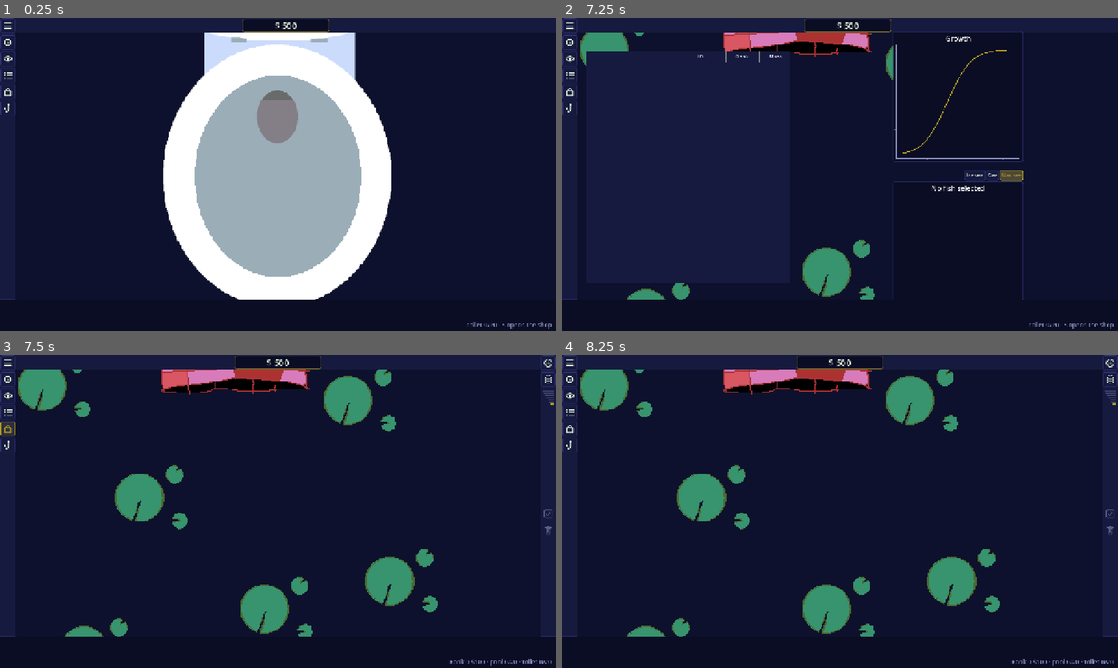
Above: before the commit, frames 1-4 (two rows, left to right).
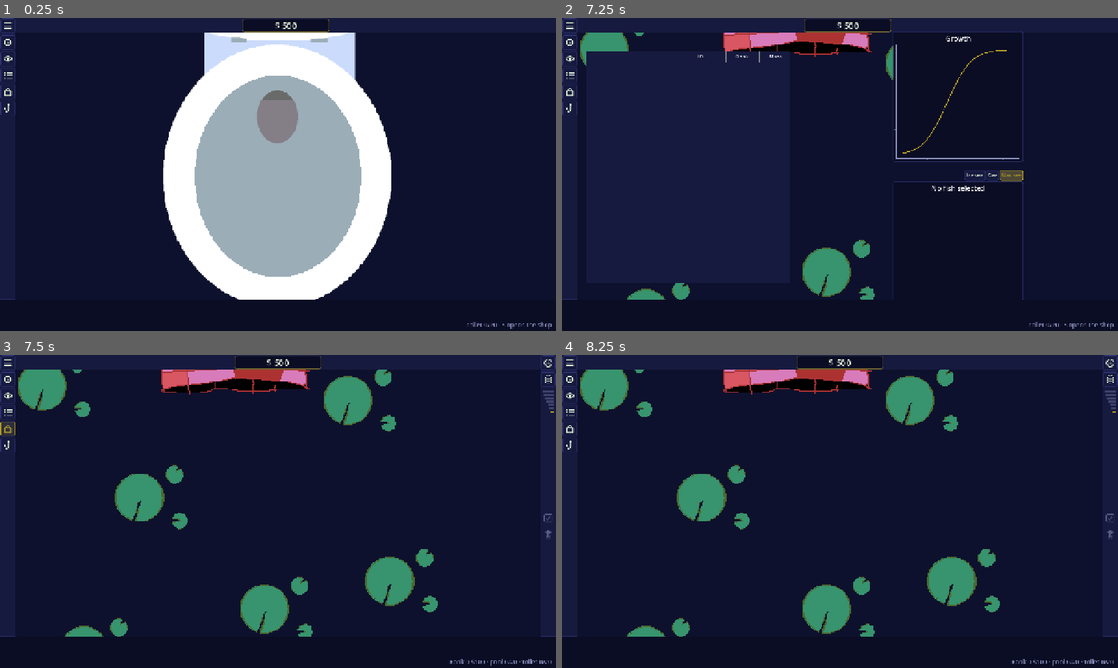
Above: after the commit, the same moments.

Repository: frnklnnlsn/koi-idle
Game: Godot game, scene res://game_parts/user_interface/scenes/main_UI.tscn
Same seed, same stepped clock (60 frames per second), same inputs: the game is played once before the commit and once after it.
Inputs (mouse positions are in pixels of both pictures, inside the frame that each line leads up to):
- Up to frame 1 (0.25 s): no input
- Up to frame 2 (7.25 s): click (567, 108) at 0.5 s; click (567, 108) at 1.25 s; click (567, 24) at 2 s; click (567, 43) at 2.75 s; click (567, 58) at 3.5 s; click (567, 74) at 4.25 s; click "Income" at 5 s; click "Size" at 5.75 s; click "Max size" at 6.5 s
- Up to frame 3 (7.5 s): click (5, 430) at 7.25 s
- Up to frame 4 (8.25 s): click "Income × Growth" at 8 s

Frames 1-2 are identical in both runs. In frame 3, 0.1% of the frame differs, in the area x 97-100%, y 11-59%; in frame 4, 0.1%.

Commit message:
Rank meter: thicker bars (5 px), wider gaps (3 px)
Co-Authored-By: Claude Opus 5.5 <noreply@anthropic.com>
Claude-Session: https://claude.ai/code/session_01EFMBTUzXdodmqvh2BWDEMY

Diff:
--- a/koi-idle-godot/game_parts/user_interface/scripts/rank_meter.gd
+++ b/koi-idle-godot/game_parts/user_interface/scripts/rank_meter.gd
@@ -23,12 +23,12 @@
 enum Align { LEFT, CENTER, RIGHT }
 
 ## Thickness of each bar (pixels, top to bottom).
-@export_range(1, 20) var bar_thickness: int = 3:
+@export_range(1, 20) var bar_thickness: int = 5:
 	set(v):
 		bar_thickness = v
 		_relayout()
 ## Space between bars.
-@export_range(0, 20) var gap: int = 2:
+@export_range(0, 20) var gap: int = 3:
 	set(v):
 		gap = v
 		_relayout()
